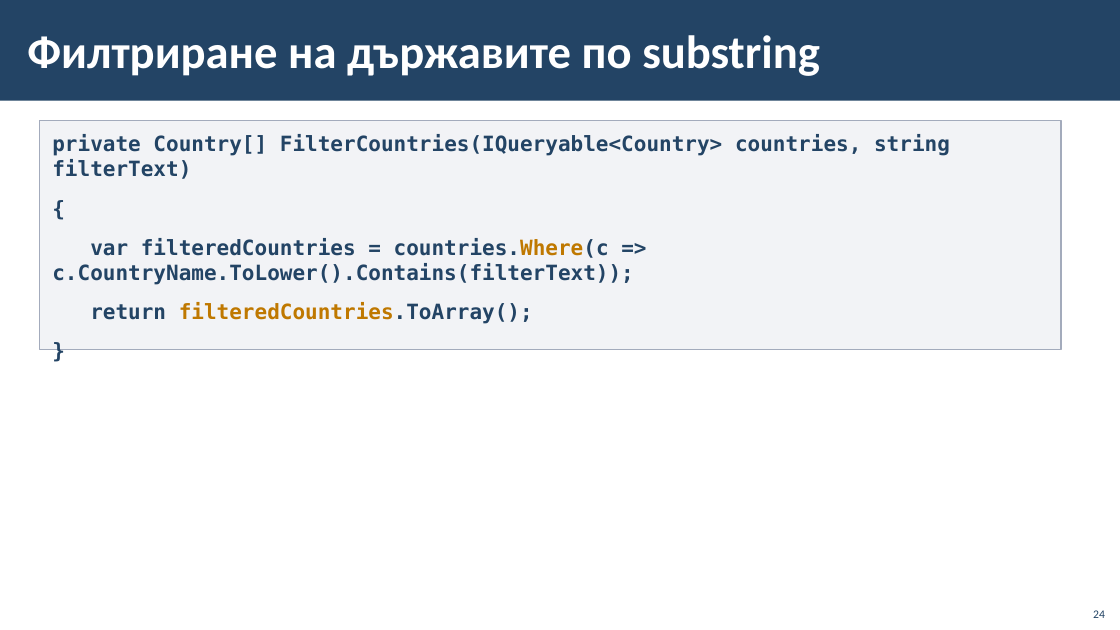
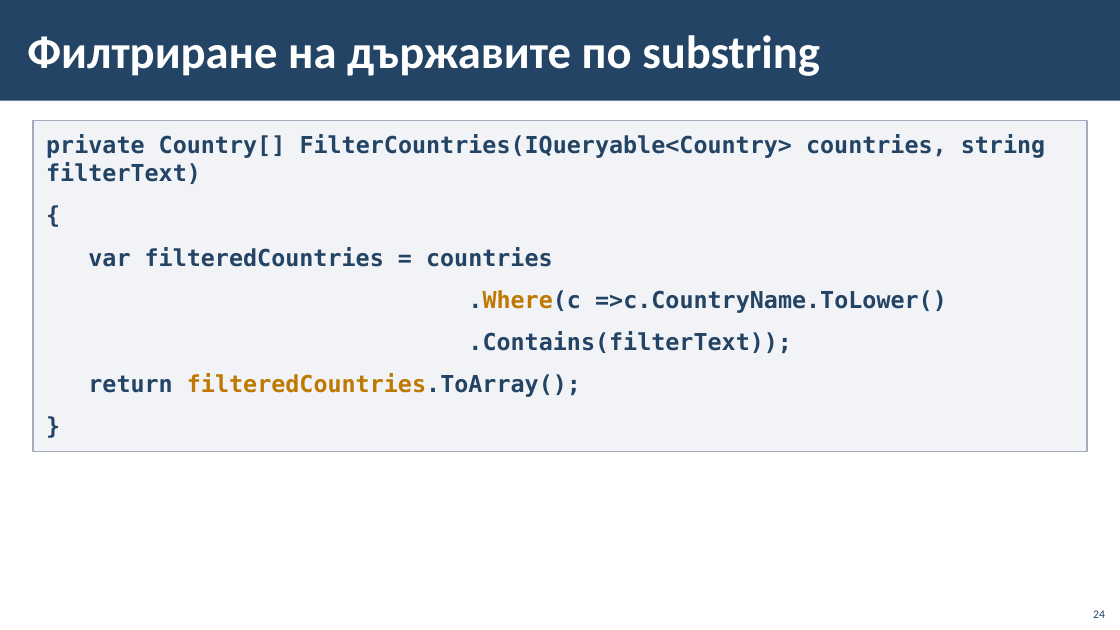
Before and after one commit to BG-IT-Edu/School-Programming, a slide deck: slide 24 of Courses/Software-Sciences/Module-4-Information-Systems-New/08-Navigation-between-Tables/08-Navigation-between-Tables.pptx. Drawn at 1120x630 pixels with LibreOffice and Linux fonts; fonts in the diff are those of the drawing; background and template pictures are left out. Boxes give left, top, right and bottom in pixels: in the first picture for what was removed or moved away, otherwise in the second. Text is boxed around its words. In the diff, an @@ line names an element or a change of style, - is before the commit and + after.

```diff
--- a/Courses/Software-Sciences/Module-4-Information-Systems-New/08-Navigation-between-Tables/08-Navigation-between-Tables.pptx
+++ b/Courses/Software-Sciences/Module-4-Information-Systems-New/08-Navigation-between-Tables/08-Navigation-between-Tables.pptx
@@ rectangle "private Country[] FilterCountries(IQueryable<Country> countr ...": place and size @@
-rectangle "private Country[] FilterCountries(IQueryable<Country> countr ..." at box(39, 121, 1062, 350)
+rectangle "private Country[] FilterCountries(IQueryable<Country> countr ..." at box(33, 121, 1087, 452)
@@ text in rectangle at box(46, 134, 1045, 397): size 18 to 20 pt in "private Country[] FilterCountries(IQueryable<Country> countr ...", "{", "return filteredCountries.ToArray();", "}" @@
@@ text in rectangle at box(88, 247, 947, 354): text changed; size 18 to 20 pt @@
-var filteredCountries = countries.Where(c => c.CountryName.ToLower().Contains(filterText));
+var filteredCountries = countries
+.Where(c =>c.CountryName.ToLower()
+.Contains(filterText));
```
Also in this commit, not shown: 6 other slides changed.
